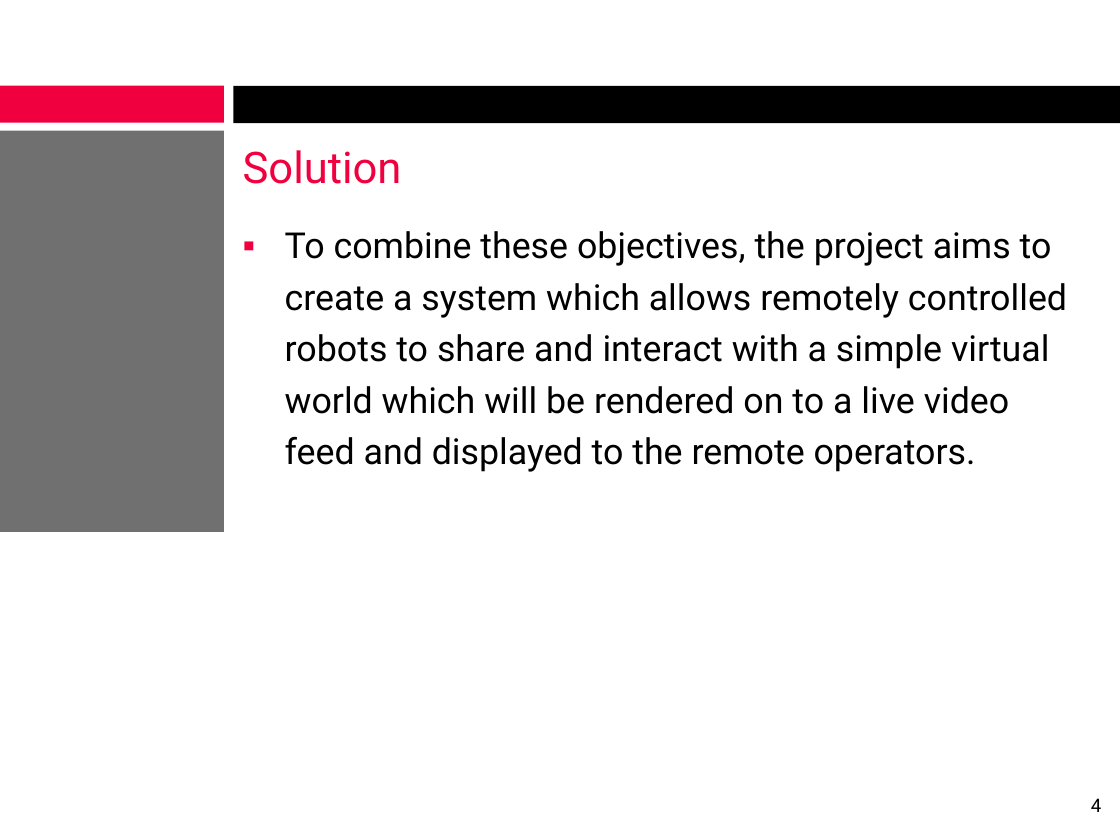
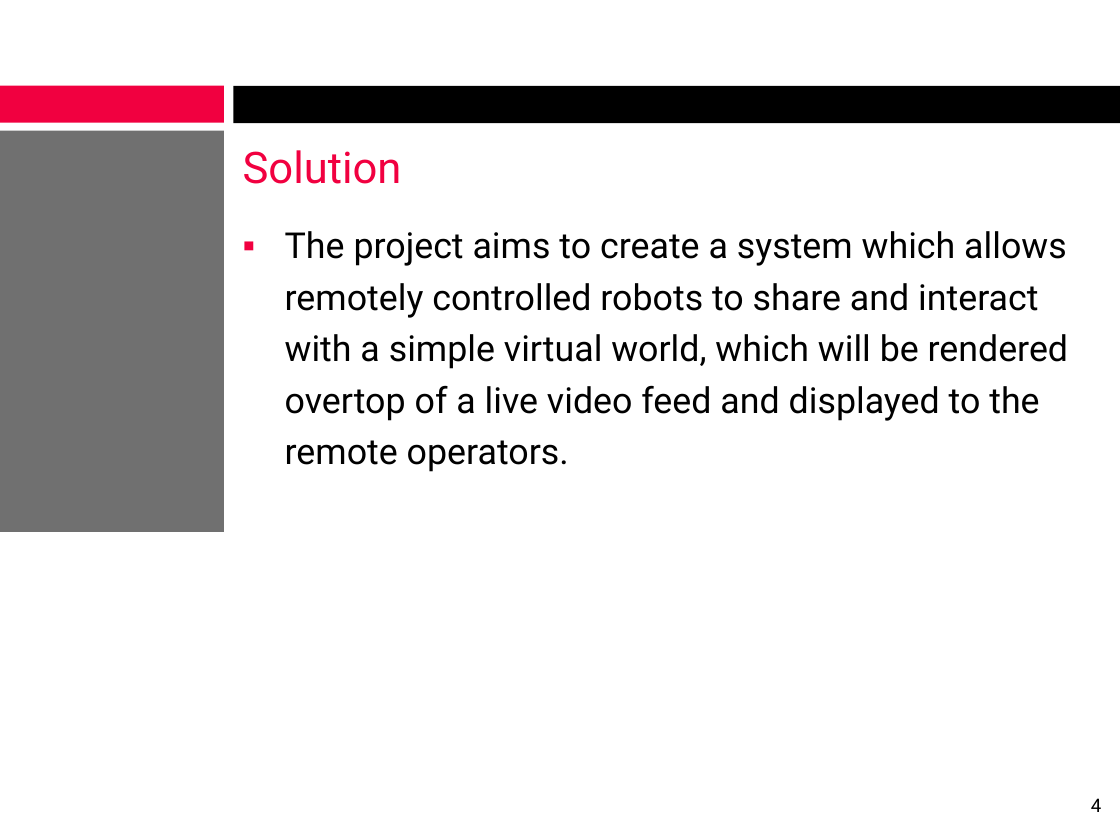
Before and after one commit to alexcraig/RoboWars, a slide deck: slide 4 of docs/presentation_slides/RoboWarsPresentation_AlexCraig.pptx. Drawn at 1120x840 pixels with LibreOffice and Linux fonts; fonts in the diff are those of the drawing; background and template pictures are left out. Boxes give left, top, right and bottom in pixels: in the first picture for what was removed or moved away, otherwise in the second. Text is boxed around its words. In the diff, an @@ line names an element or a change of style, - is before the commit and + after.

```diff
--- a/docs/presentation_slides/RoboWarsPresentation_AlexCraig.pptx
+++ b/docs/presentation_slides/RoboWarsPresentation_AlexCraig.pptx
@@ text at (285, 231, 1068, 472): text changed @@
-▪ To combine these objectives, the project aims to create a system which allows remotely controlled robots to share and interact with a simple virtual world which will be rendered on to a live video feed and displayed to the remote operators.
+▪ The project aims to create a system which allows remotely controlled robots to share and interact with a simple virtual world, which will be rendered overtop of a live video feed and displayed to the remote operators.
```
Also in this commit, not shown: 5 other slides changed, 2 slides added, 1 other file.
